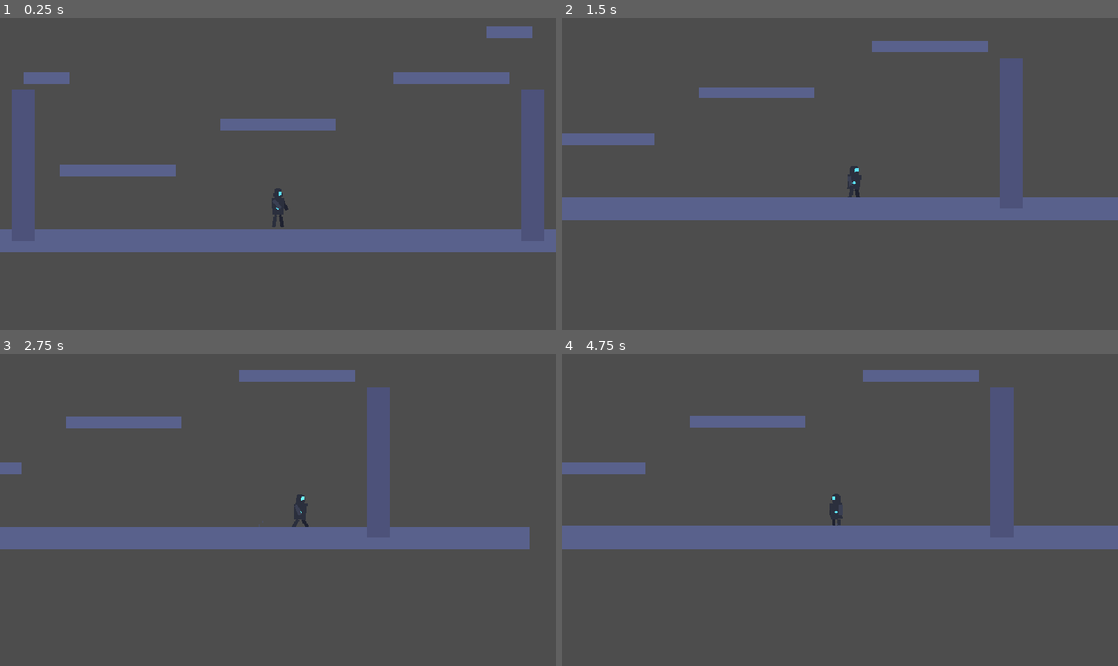
Above: before the commit, frames 1-4 (two rows, left to right).
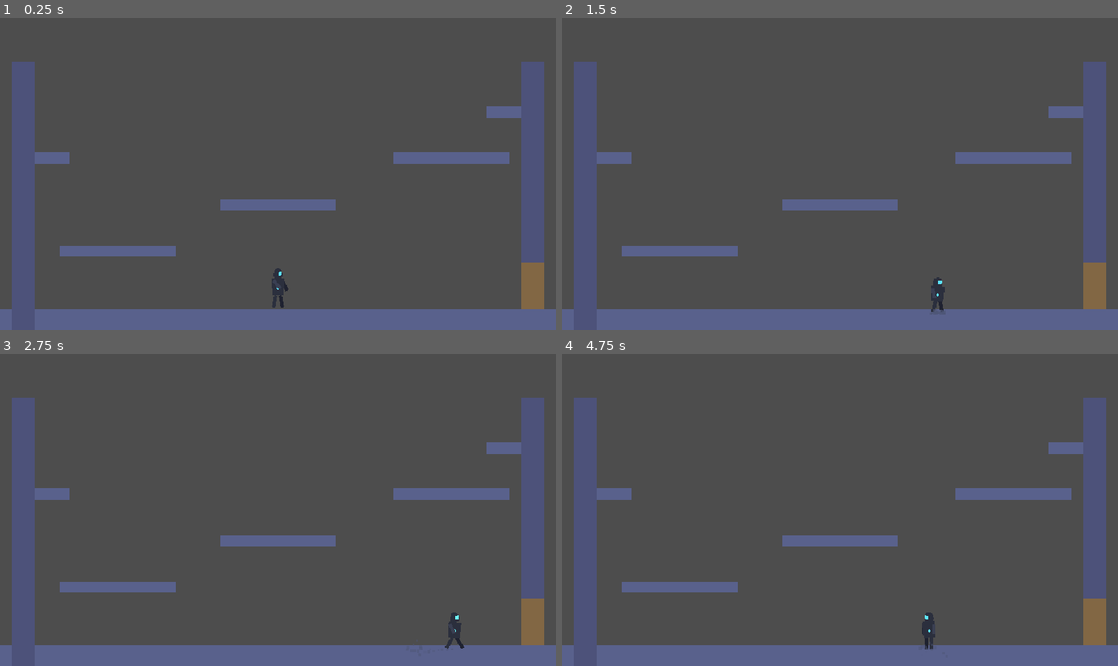
Above: after the commit, the same moments.

Repository: andy-augustine/godot-helloworld
Game: Godot game, scene res://World.tscn
The game is run twice, just before and just after one commit, with the same random seed, the same clock (stepped at 60 frames per second) and the same inputs. Before the commit the project starts from res://main.tscn.
Inputs (mouse positions are in pixels of both pictures, inside the frame that each line leads up to):
- Up to frame 1 (0.25 s): no input
- Up to frame 2 (1.5 s): tap Enter (ui_accept) at 0.5 s; move the mouse to (962, 158) at 0.52 s; hold D (move_right) 0.53-1.25 s; tap Space (jump) at 0.6, 0.77, 1.07 s; click (962, 158) at 0.67 s; drag from (728, 189) to (812, 236) at 1.27 s
- Up to frame 3 (2.75 s): move the mouse to (333, 441) at 2.02 s; hold D (move_right) from 2.03 s (still down); tap Space (jump) at 2.1 s
- Up to frame 4 (4.75 s): release D (move_right) at 2.75 s; drag from (812, 572) to (673, 463) at 2.77 s; move the mouse to (1006, 556) at 3.52 s; hold A (move_left) 3.53-4.25 s; tap Space (jump) at 3.6, 3.77, 4.07 s; drag from (673, 463) to (756, 432) at 4.27 s

The runs differ from the first frame. In frame 1, 21% of the frame differs, in the area x 0-100%, y 2-100%; in frame 2, 24%; in frame 3, 24%; in frame 4, 24%, in the area x 0-100%, y 5-100%.

Commit message:
Add Metroid-style camera, room transitions, and heavy-landing shake
Implements the camera/room system per plans/camera-room-system.md across
five phases: per-room bounds with editor draw, an external GameCamera with
deadzone + horizontal/fall lookahead + shake API, doors with packed-scene
target paths and explicit Spawn markers, hot-swap room transitions with
0.5s ease-in-out tween clamped to the destination's final framing, and
camera shake wired to player landings above 950 vy so regular jumps stay
quiet.

Co-Authored-By: Claude Opus 4.7 <noreply@anthropic.com>

Diff:
--- /dev/null
+++ b/World.gd
@@ -0,0 +1,121 @@
+extends Node2D
+
+const TRANSITION_DURATION: float = 0.5
+const DOOR_GAP: float = 80.0
+
+@onready var _camera: GameCamera = $GameCamera
+@onready var _player: CharacterBody2D = $Player
+
+var _current_room: Node2D
+var _transitioning: bool = false
+
+func _ready() -> void:
+	_current_room = $StartingRoom
+	_connect_room_doors(_current_room)
+	_camera.enter_room(_current_room)
+
+func _connect_room_doors(room: Node2D) -> void:
+	if not is_instance_valid(room):
+		return
+	for child in room.get_children():
+		if child is Door:
+			if not child.player_entered.is_connected(_on_door_entered):
+				child.player_entered.connect(_on_door_entered)
+
+func _disconnect_room_doors(room: Node2D) -> void:
+	if not is_instance_valid(room):
+		return
+	for child in room.get_children():
+		if child is Door:
+			if child.player_entered.is_connected(_on_door_entered):
+				child.player_entered.disconnect(_on_door_entered)
+
+func _on_door_entered(door: Door, player: Node2D) -> void:
+	if _transitioning:
+		return
+	_start_transition(door, player)
+
+func _start_transition(door: Door, player: Node2D) -> void:
+	_transitioning = true
+	player.set_physics_process(false)
+	if player is CharacterBody2D:
+		(player as CharacterBody2D).velocity = Vector2.ZERO
+
+	var packed: PackedScene = door.get_target_room_scene()
+	if packed == null:
+		push_error("Door has no target_room_path")
+		_abort_transition(player)
+		return
+
+	var new_room: Node2D = packed.instantiate()
+	add_child(new_room)
+	move_child(new_room, _player.get_index())
+
+	var target_door: Door = new_room.get_node_or_null(door.target_door_name) as Door
+	if target_door == null:
+		push_error("Target door '%s' not found in %s" % [door.target_door_name, packed.resource_path])
+		new_room.queue_free()
+		_abort_transition(player)
+		return
+
+	var entry_door_world: Vector2 = door.global_position
+	var target_door_local: Vector2 = target_door.position
+	new_room.global_position = entry_door_world + door.direction.normalized() * DOOR_GAP - target_door_local
+
+	var spawn_pos: Vector2 = target_door.get_spawn_position()
+	var camera_target: Vector2 = _compute_clamped_camera_pos(new_room, spawn_pos)
+
+	# Pin camera to its currently displayed position before clearing limits.
+	# Otherwise inverted-limit midpoint clamping is dropped and the view jumps
+	# to the player's raw position the instant limits are cleared.
+	_camera.global_position = _camera.get_screen_center_position() - _camera.offset
+	_camera.follow_player = false
+	_camera.position_smoothing_enabled = false
+	_camera.clear_limits()
+
+	var tween := create_tween()
+	tween.set_parallel(true)
+	tween.set_trans(Tween.TRANS_SINE)
+	tween.set_ease(Tween.EASE_IN_OUT)
+	tween.tween_property(player, "global_position", spawn_pos, TRANSITION_DURATION)
+	tween.tween_property(_camera, "global_position", camera_target, TRANSITION_DURATION)
+
+	await tween.finished
+
+	_disconnect_room_doors(_current_room)
+	_current_room.queue_free()
+	_current_room = new_room
+	_connect_room_doors(_current_room)
+
+	_camera.follow_player = true
+	_camera.position_smoothing_enabled = true
+	_camera.enter_room(_current_room)
+
+	player.set_physics_process(true)
+	_transitioning = false
+
+func _compute_clamped_camera_pos(room: Node2D, target: Vector2) -> Vector2:
+	var view_size: Vector2 = get_viewport().get_visible_rect().size
+	var half: Vector2 = view_size * 0.5
+	var origin: Vector2 = room.global_position
+	var b: Rect2 = room.bounds
+	var ox: float = 0.0
+	var oy: float = _camera.y_offset if b.size.y >= view_size.y else 0.0
+	var lim_left: float = origin.x + b.position.x - ox
+	var lim_top: float = origin.y + b.position.y - oy
+	var lim_right: float = origin.x + b.position.x + b.size.x - ox
+	var lim_bottom: float = origin.y + b.position.y + b.size.y - oy
+	var min_x: float = lim_left + half.x
+	var max_x: float = lim_right - half.x
+	var min_y: float = lim_top + half.y
+	var max_y: float = lim_bottom - half.y
+	var x: float = clampf(target.x, min_x, max_x) if max_x >= min_x else (min_x + max_x) * 0.5
+	var y: float = clampf(target.y, min_y, max_y) if max_y >= min_y else (min_y + max_y) * 0.5
+	return Vector2(x, y)
+
+func _abort_transition(player: Node2D) -> void:
+	_camera.follow_player = true
+	_camera.position_smoothing_enabled = true
+	_camera.enter_room(_current_room)
+	player.set_physics_process(true)
+	_transitioning = false
--- /dev/null
+++ b/World.tscn
@@ -0,0 +1,18 @@
+[gd_scene format=3 uid="uid://bqwd8ct5t5xe4"]
+
+[ext_resource type="Script" uid="uid://c4hidnhtvpdh0" path="res://World.gd" id="1_eu7l1"]
+[ext_resource type="PackedScene" uid="uid://stehfrplmpow" path="res://player/player.tscn" id="1_player"]
+[ext_resource type="PackedScene" path="res://rooms/StartingRoom.tscn" id="2_room"]
+[ext_resource type="PackedScene" path="res://camera/GameCamera.tscn" id="4_p1v5b"]
+[ext_resource type="Script" uid="uid://dwqkf27ks0hk1" path="res://camera/GameCamera.gd" id="5_wygdx"]
+
+[node name="World" type="Node2D" unique_id=1552013303]
+script = ExtResource("1_eu7l1")
+
+[node name="StartingRoom" parent="." unique_id=1325436683 instance=ExtResource("2_room")]
+
+[node name="Player" parent="." unique_id=1313232919 instance=ExtResource("1_player")]
+position = Vector2(576, 500)
+
+[node name="GameCamera" type="Camera2D" parent="." unique_id=1303481831 instance=ExtResource("4_p1v5b")]
+script = ExtResource("5_wygdx")
--- /dev/null
+++ b/camera/GameCamera.gd
@@ -0,0 +1,122 @@
+class_name GameCamera
+extends Camera2D
+
+@export var y_offset: float = -40.0
+@export var smoothing_speed: float = 8.0
+
+# Deadzone — player can move within this rect around the anchor with no camera response.
+@export var deadzone_size: Vector2 = Vector2(40, 50)
+
+# Horizontal lookahead — camera leads in the direction of horizontal motion.
+@export var lookahead_x_amount: float = 30.0
+@export var lookahead_x_speed: float = 4.0
+@export var lookahead_x_velocity_threshold: float = 30.0
+
+# Vertical lookahead during fast falls — pulls camera down so landing is visible.
+@export var fall_lookahead_amount: float = 60.0
+@export var fall_velocity_threshold: float = 350.0
+@export var fall_lookahead_speed: float = 5.0
+
+const _SHAKE_DECAY: float = 14.0
+
+var _player: Node2D
+var _room: Node2D
+var follow_player: bool = true
+
+var _anchor: Vector2 = Vector2.ZERO
+var _lookahead_x: float = 0.0
+var _lookahead_y: float = 0.0
+
+var _shake_offset: Vector2 = Vector2.ZERO
+var _shake_intensity: float = 0.0
+
+func _ready() -> void:
+	position_smoothing_enabled = true
+	position_smoothing_speed = smoothing_speed
+	offset = Vector2(0, y_offset)
+	add_to_group("camera")
+	make_current()
+	_player = get_tree().get_first_node_in_group("player")
+	if _player:
+		_anchor = _player.global_position
+
+func _physics_process(delta: float) -> void:
+	_update_shake(delta)
+	if not follow_player or _player == null:
+		offset = Vector2(_shake_offset.x, y_offset + _shake_offset.y)
+		return
+	_update_anchor()
+	_update_lookahead(delta)
+	global_position = _anchor + Vector2(_lookahead_x, _lookahead_y)
+	offset = Vector2(_shake_offset.x, y_offset + _shake_offset.y)
+
+func _update_anchor() -> void:
+	var p: Vector2 = _player.global_position
+	var hd: Vector2 = deadzone_size * 0.5
+	var dx: float = p.x - _anchor.x
+	var dy: float = p.y - _anchor.y
+	if dx > hd.x:
+		_anchor.x = p.x - hd.x
+	elif dx < -hd.x:
+		_anchor.x = p.x + hd.x
+	if dy > hd.y:
+		_anchor.y = p.y - hd.y
+	elif dy < -hd.y:
+		_anchor.y = p.y + hd.y
+
+func _update_lookahead(delta: float) -> void:
+	var pvx: float = _get_player_vx()
+	var target_x: float = 0.0
+	if absf(pvx) > lookahead_x_velocity_threshold:
+		target_x = signf(pvx) * lookahead_x_amount
+	_lookahead_x = move_toward(_lookahead_x, target_x, lookahead_x_speed * 60.0 * delta)
+	var pvy: float = _get_player_vy()
+	var target_y: float = fall_lookahead_amount if pvy > fall_velocity_threshold else 0.0
+	_lookahead_y = move_toward(_lookahead_y, target_y, fall_lookahead_speed * 60.0 * delta)
+
+func _update_shake(delta: float) -> void:
+	if _shake_intensity > 0.0:
+		_shake_offset = Vector2(randf_range(-1.0, 1.0), randf_range(-1.0, 1.0)) * _shake_intensity
+		_shake_intensity = max(_shake_intensity - _SHAKE_DECAY * delta, 0.0)
+	else:
+		_shake_offset = Vector2.ZERO
+
+func add_shake(intensity: float) -> void:
+	_shake_intensity = max(_shake_intensity, intensity)
+
+func _get_player_vx() -> float:
+	if _player is CharacterBody2D:
+		return (_player as CharacterBody2D).velocity.x
+	return 0.0
+
+func _get_player_vy() -> float:
+	if _player is CharacterBody2D:
+		return (_player as CharacterBody2D).velocity.y
+	return 0.0
+
+func enter_room(room: Node2D) -> void:
+	_room = room
+	if room == null:
+		clear_limits()
+		return
+	var b: Rect2 = room.bounds
+	var origin: Vector2 = room.global_position
+	var view_size: Vector2 = get_viewport().get_visible_rect().size
+	# Compensate for the static y_offset (not the dynamic offset that includes
+	# shake), and only along axes where the room is at least viewport-sized.
+	var oy: float = y_offset if b.size.y >= view_size.y else 0.0
+	limit_left = int(origin.x + b.position.x)
+	limit_top = int(origin.y + b.position.y - oy)
+	limit_right = int(origin.x + b.position.x + b.size.x)
+	limit_bottom = int(origin.y + b.position.y + b.size.y - oy)
+	if _player:
+		_anchor = _player.global_position
+	_lookahead_x = 0.0
+	_lookahead_y = 0.0
+	reset_smoothing()
+
+func clear_limits() -> void:
+	limit_left = -10000000
+	limit_top = -10000000
+	limit_right = 10000000
+	limit_bottom = 10000000
--- /dev/null
+++ b/camera/GameCamera.tscn
@@ -0,0 +1,6 @@
+[gd_scene load_steps=2 format=3]
+
+[ext_resource type="Script" path="res://camera/GameCamera.gd" id="1_camera"]
+
+[node name="GameCamera" type="Camera2D"]
+script = ExtResource("1_camera")
--- /dev/null
+++ b/doors/Door.gd
@@ -0,0 +1,41 @@
+@tool
+class_name Door
+extends Area2D
+
+@export_file("*.tscn") var target_room_path: String = ""
+@export var target_door_name: String = ""
+@export var direction: Vector2 = Vector2(1, 0):
+	set(value):
+		direction = value
+		queue_redraw()
+@export var spawn_inset: float = 60.0
+
+signal player_entered(door: Door, player: Node2D)
+
+func _ready() -> void:
+	if Engine.is_editor_hint():
+		queue_redraw()
+		return
+	body_entered.connect(_on_body_entered)
+
+func _on_body_entered(body: Node2D) -> void:
+	if body.is_in_group("player"):
+		player_entered.emit(self, body)
+
+func get_target_room_scene() -> PackedScene:
+	if target_room_path == "":
+		return null
+	return load(target_room_path) as PackedScene
+
+func get_spawn_position() -> Vector2:
+	var marker: Marker2D = get_node_or_null("Spawn") as Marker2D
+	if marker:
+		return marker.global_position
+	var dir_norm: Vector2 = direction.normalized() if direction.length() > 0.0 else Vector2.RIGHT
+	return global_position - dir_norm * spawn_inset
+
+func _draw() -> void:
+	if not Engine.is_editor_hint():
+		return
+	var dir_norm: Vector2 = direction.normalized() if direction.length() > 0.0 else Vector2.RIGHT
+	draw_line(Vector2.ZERO, dir_norm * 40.0, Color(1, 0.8, 0.3, 0.8), 3.0)
--- /dev/null
+++ b/doors/Door.tscn
@@ -0,0 +1,21 @@
+[gd_scene load_steps=3 format=3]
+
+[ext_resource type="Script" path="res://doors/Door.gd" id="1_door"]
+
+[sub_resource type="RectangleShape2D" id="RectangleShape2D_door"]
+size = Vector2(40, 80)
+
+[node name="Door" type="Area2D"]
+script = ExtResource("1_door")
+
+[node name="CollisionShape2D" type="CollisionShape2D" parent="."]
+shape = SubResource("RectangleShape2D_door")
+
+[node name="Spawn" type="Marker2D" parent="."]
+
+[node name="Visual" type="ColorRect" parent="."]
+offset_left = -20.0
+offset_top = -40.0
+offset_right = 20.0
+offset_bottom = 40.0
+color = Color(0.9, 0.6, 0.2, 0.35)
--- a/player/player.gd
+++ b/player/player.gd
@@ -44,6 +44,8 @@
 
 const FACING_LERP: float = 0.3  # per-frame smoothing factor for facing flip
 const LAND_DUST_MIN_VEL: float = 200.0  # fall velocity below which landing is silent
+const HEAVY_LANDING_MIN_VEL: float = 950.0   # below this, no camera shake (regular jumps stay quiet)
+const HEAVY_LANDING_MAX_VEL: float = 1700.0  # shake intensity saturates here
 
 
 func _physics_process(delta: float) -> void:
@@ -210,6 +212,7 @@
 		if _pre_move_vel_y > LAND_DUST_MIN_VEL:
 			_play("land")
 			_emit_land_dust(_pre_move_vel_y)
+			_shake_camera_on_land(_pre_move_vel_y)
 			_was_grounded = grounded
 			_update_particles(grounded, wall_sliding)
 			return
@@ -265,6 +268,17 @@
 	_land_dust.restart()
 
 
+func _shake_camera_on_land(fall_speed: float) -> void:
+	if fall_speed < HEAVY_LANDING_MIN_VEL:
+		return
+	var cam: Node = get_tree().get_first_node_in_group("camera")
+	if cam == null or not cam.has_method("add_shake"):
+		return
+	var span: float = HEAVY_LANDING_MAX_VEL - HEAVY_LANDING_MIN_VEL
+	var t: float = clampf((fall_speed - HEAVY_LANDING_MIN_VEL) / span, 0.0, 1.0)
+	cam.add_shake(lerpf(3.0, 9.0, t))
+
+
 func _play(anim_name: String) -> void:
 	if _current_anim == anim_name and _anim.is_playing():
 		return
--- a/player/player.tscn
+++ b/player/player.tscn
@@ -1,7 +1,6 @@
 [gd_scene format=3 uid="uid://stehfrplmpow"]
 
 [ext_resource type="Script" uid="uid://ba0o36pn3w8s0" path="res://player/player.gd" id="1_oul6g"]
-[ext_resource type="PackedScene" uid="uid://crjxjkfkuelnx" path="res://player/camera.tscn" id="2_g1dw6"]
 
 [sub_resource type="CapsuleShape2D" id="CapsuleShape2D_player"]
 radius = 16.0
@@ -582,13 +581,11 @@
 &"wall_slide": SubResource("Animation_rgyib")
 }
 
-[node name="Player" type="CharacterBody2D" unique_id=1833225481]
+[node name="Player" type="CharacterBody2D" unique_id=1833225481 groups=["player"]]
 script = ExtResource("1_oul6g")
 
 [node name="CollisionShape2D" type="CollisionShape2D" parent="." unique_id=266609472]
 shape = SubResource("CapsuleShape2D_player")
-
-[node name="Camera2D" parent="." unique_id=1879841570 instance=ExtResource("2_g1dw6")]
 
 [node name="Rig" type="Node2D" parent="." unique_id=240806815]
 
--- a/project.godot
+++ b/project.godot
@@ -11,7 +11,7 @@
 [application]
 
 config/name="godot-helloworld"
-run/main_scene="res://main.tscn"
+run/main_scene="res://World.tscn"
 config/features=PackedStringArray("4.6", "GL Compatibility")
 config/icon="res://icon.svg"
 
@@ -25,8 +25,8 @@
 
 window/size/viewport_width=960
 window/size/viewport_height=540
+window/size/mode=2.0
 window/stretch/mode="canvas_items"
-window/stretch/aspect="keep"
 window/dpi/allow_hidpi=false
 
 [editor_plugins]
--- /dev/null
+++ b/rooms/Room.gd
@@ -0,0 +1,23 @@
+@tool
+class_name Room
+extends Node2D
+
+@export var bounds: Rect2 = Rect2(0, 0, 960, 540):
+	set(value):
+		bounds = value
+		queue_redraw()
+
+@export var spawn_points: Dictionary = {}
+
+const _BOUNDS_COLOR := Color(0.4, 0.9, 1.0, 0.55)
+const _BOUNDS_WIDTH := 2.0
+
+func _draw() -> void:
+	if not Engine.is_editor_hint():
+		return
+	draw_rect(bounds, _BOUNDS_COLOR, false, _BOUNDS_WIDTH)
+
+func get_spawn(spawn_name: String) -> Vector2:
+	if spawn_points.has(spawn_name):
+		return spawn_points[spawn_name]
+	return Vector2.ZERO
--- /dev/null
+++ b/rooms/Room.tscn
@@ -0,0 +1,6 @@
+[gd_scene load_steps=2 format=3]
+
+[ext_resource type="Script" path="res://rooms/Room.gd" id="1_room"]
+
+[node name="Room" type="Node2D"]
+script = ExtResource("1_room")
--- /dev/null
+++ b/rooms/SecondRoom.tscn
@@ -0,0 +1,125 @@
+[gd_scene load_steps=10 format=3]
+
+[ext_resource type="Script" path="res://rooms/Room.gd" id="1_room"]
+[ext_resource type="PackedScene" path="res://doors/Door.tscn" id="2_door"]
+
+[sub_resource type="RectangleShape2D" id="RectangleShape2D_ground"]
+size = Vector2(1600, 40)
+
+[sub_resource type="RectangleShape2D" id="RectangleShape2D_plat_a"]
+size = Vector2(200, 20)
+
+[sub_resource type="RectangleShape2D" id="RectangleShape2D_plat_b"]
+size = Vector2(200, 20)
+
+[sub_resource type="RectangleShape2D" id="RectangleShape2D_plat_c"]
+size = Vector2(200, 20)
+
+[sub_resource type="RectangleShape2D" id="RectangleShape2D_wallL"]
+size = Vector2(40, 600)
+
+[sub_resource type="RectangleShape2D" id="RectangleShape2D_wallR"]
+size = Vector2(40, 720)
+
+[sub_resource type="RectangleShape2D" id="RectangleShape2D_ceiling"]
+size = Vector2(1600, 40)
+
+[node name="SecondRoom" type="Node2D"]
+script = ExtResource("1_room")
+bounds = Rect2(0, 0, 1600, 720)
+spawn_points = {
+"default": Vector2(120, 640)
+}
+
+[node name="Ground" type="StaticBody2D" parent="."]
+position = Vector2(800, 700)
+
+[node name="CollisionShape2D" type="CollisionShape2D" parent="Ground"]
+shape = SubResource("RectangleShape2D_ground")
+
+[node name="Visual" type="ColorRect" parent="Ground"]
+offset_left = -800.0
+offset_top = -20.0
+offset_right = 800.0
+offset_bottom = 20.0
+color = Color(0.38, 0.42, 0.6, 1)
+
+[node name="PlatformA" type="StaticBody2D" parent="."]
+position = Vector2(400, 560)
+
+[node name="CollisionShape2D" type="CollisionShape2D" parent="PlatformA"]
+shape = SubResource("RectangleShape2D_plat_a")
+
+[node name="Visual" type="ColorRect" parent="PlatformA"]
+offset_left = -100.0
+offset_top = -10.0
+offset_right = 100.0
+offset_bottom = 10.0
+color = Color(0.38, 0.42, 0.6, 1)
+
+[node name="PlatformB" type="StaticBody2D" parent="."]
+position = Vector2(800, 400)
+
+[node name="CollisionShape2D" type="CollisionShape2D" parent="PlatformB"]
+shape = SubResource("RectangleShape2D_plat_b")
+
+[node name="Visual" type="ColorRect" parent="PlatformB"]
+offset_left = -100.0
+offset_top = -10.0
+offset_right = 100.0
+offset_bottom = 10.0
+color = Color(0.38, 0.42, 0.6, 1)
+
+[node name="PlatformC" type="StaticBody2D" parent="."]
+position = Vector2(1200, 240)
+
+[node name="CollisionShape2D" type="CollisionShape2D" parent="PlatformC"]
+shape = SubResource("RectangleShape2D_plat_c")
+
+[node name="Visual" type="ColorRect" parent="PlatformC"]
+offset_left = -100.0
+offset_top = -10.0
+offset_right = 100.0
+offset_bottom = 10.0
+color = Color(0.38, 0.42, 0.6, 1)
+
+[node name="WallLeft" type="StaticBody2D" parent="."]
+position = Vector2(20, 300)
+
+[node name="CollisionShape2D" type="CollisionShape2D" parent="WallLeft"]
+shape = SubResource("RectangleShape2D_wallL")
+
+[node name="Visual" type="ColorRect" parent="WallLeft"]
+offset_left = -20.0
+offset_top = -300.0
+offset_right = 20.0
+offset_bottom = 300.0
+color = Color(0.32, 0.35, 0.52, 1)
+
+[node name="WallRight" type="StaticBody2D" parent="."]
+position = Vector2(1580, 360)
+
+[node name="CollisionShape2D" type="CollisionShape2D" parent="WallRight"]
+shape = SubResource("RectangleShape2D_wallR")
+
+[node name="Visual" type="ColorRect" parent="WallRight"]
+offset_left = -20.0
+offset_top = -360.0
+offset_right = 20.0
+offset_bottom = 360.0
+color = Color(0.32, 0.35, 0.52, 1)
+
+[node name="Ceiling" type="StaticBody2D" parent="."]
+position = Vector2(800, -20)
+
+[node name="CollisionShape2D" type="CollisionShape2D" parent="Ceiling"]
+shape = SubResource("RectangleShape2D_ceiling")
+
+[node name="DoorL" parent="." instance=ExtResource("2_door")]
+position = Vector2(20, 640)
+target_room_path = "res://rooms/StartingRoom.tscn"
+target_door_name = "DoorR"
+direction = Vector2(-1, 0)
+
+[node name="Spawn" parent="DoorL" index="1"]
+position = Vector2(60, 16)
--- /dev/null
+++ b/rooms/StartingRoom.tscn
@@ -0,0 +1,157 @@
+[gd_scene load_steps=12 format=3]
+
+[ext_resource type="Script" path="res://rooms/Room.gd" id="1_room"]
+[ext_resource type="PackedScene" path="res://doors/Door.tscn" id="2_door"]
+
+[sub_resource type="RectangleShape2D" id="RectangleShape2D_ground"]
+size = Vector2(1400, 40)
+
+[sub_resource type="RectangleShape2D" id="RectangleShape2D_plat1"]
+size = Vector2(200, 20)
+
+[sub_resource type="RectangleShape2D" id="RectangleShape2D_plat2"]
+size = Vector2(200, 20)
+
+[sub_resource type="RectangleShape2D" id="RectangleShape2D_plat3"]
+size = Vector2(200, 20)
+
+[sub_resource type="RectangleShape2D" id="RectangleShape2D_small1"]
+size = Vector2(80, 20)
+
+[sub_resource type="RectangleShape2D" id="RectangleShape2D_small2"]
+size = Vector2(80, 20)
+
+[sub_resource type="RectangleShape2D" id="RectangleShape2D_wallL"]
+size = Vector2(40, 468)
+
+[sub_resource type="RectangleShape2D" id="RectangleShape2D_wallR"]
+size = Vector2(40, 348)
+
+[sub_resource type="RectangleShape2D" id="RectangleShape2D_ceiling"]
+size = Vector2(920, 40)
+
+[node name="StartingRoom" type="Node2D"]
+script = ExtResource("1_room")
+bounds = Rect2(116, 200, 920, 468)
+spawn_points = {
+"default": Vector2(576, 500)
+}
+
+[node name="Ground" type="StaticBody2D" parent="."]
+position = Vector2(576, 648)
+
+[node name="CollisionShape2D" type="CollisionShape2D" parent="Ground"]
+shape = SubResource("RectangleShape2D_ground")
+
+[node name="Visual" type="ColorRect" parent="Ground"]
+offset_left = -700.0
+offset_top = -20.0
+offset_right = 700.0
+offset_bottom = 20.0
+color = Color(0.35, 0.38, 0.55, 1)
+
+[node name="Platform1" type="StaticBody2D" parent="."]
+position = Vector2(300, 528)
+
+[node name="CollisionShape2D" type="CollisionShape2D" parent="Platform1"]
+shape = SubResource("RectangleShape2D_plat1")
+
+[node name="Visual" type="ColorRect" parent="Platform1"]
+offset_left = -100.0
+offset_top = -10.0
+offset_right = 100.0
+offset_bottom = 10.0
+color = Color(0.35, 0.38, 0.55, 1)
+
+[node name="Platform2" type="StaticBody2D" parent="."]
+position = Vector2(576, 448)
+
+[node name="CollisionShape2D" type="CollisionShape2D" parent="Platform2"]
+shape = SubResource("RectangleShape2D_plat2")
+
+[node name="Visual" type="ColorRect" parent="Platform2"]
+offset_left = -100.0
+offset_top = -10.0
+offset_right = 100.0
+offset_bottom = 10.0
+color = Color(0.35, 0.38, 0.55, 1)
+
+[node name="Platform3" type="StaticBody2D" parent="."]
+position = Vector2(876, 368)
+
+[node name="CollisionShape2D" type="CollisionShape2D" parent="Platform3"]
+shape = SubResource("RectangleShape2D_plat3")
+
+[node name="Visual" type="ColorRect" parent="Platform3"]
+offset_left = -100.0
+offset_top = -10.0
+offset_right = 100.0
+offset_bottom = 10.0
+color = Color(0.35, 0.38, 0.55, 1)
+
+[node name="SmallPlatform1" type="StaticBody2D" parent="."]
+position = Vector2(176, 368)
+
+[node name="CollisionShape2D" type="CollisionShape2D" parent="SmallPlatform1"]
+shape = SubResource("RectangleShape2D_small1")
+
+[node name="Visual" type="ColorRect" parent="SmallPlatform1"]
+offset_left = -40.0
+offset_top = -10.0
+offset_right = 40.0
+offset_bottom = 10.0
+color = Color(0.35, 0.38, 0.55, 1)
+
+[node name="SmallPlatform2" type="StaticBody2D" parent="."]
+position = Vector2(976, 288)
+
+[node name="CollisionShape2D" type="CollisionShape2D" parent="SmallPlatform2"]
+shape = SubResource("RectangleShape2D_small2")
+
+[node name="Visual" type="ColorRect" parent="SmallPlatform2"]
+offset_left = -40.0
+offset_top = -10.0
+offset_right = 40.0
+offset_bottom = 10.0
+color = Color(0.35, 0.38, 0.55, 1)
+
+[node name="WallLeft" type="StaticBody2D" parent="."]
+position = Vector2(136, 434)
+
+[node name="CollisionShape2D" type="CollisionShape2D" parent="WallLeft"]
+shape = SubResource("RectangleShape2D_wallL")
+
+[node name="Visual" type="ColorRect" parent="WallLeft"]
+offset_left = -20.0
+offset_top = -234.0
+offset_right = 20.0
+offset_bottom = 234.0
+color = Color(0.3, 0.32, 0.48, 1)
+
+[node name="WallRight" type="StaticBody2D" parent="."]
+position = Vector2(1016, 374)
+
+[node name="CollisionShape2D" type="CollisionShape2D" parent="WallRight"]
+shape = SubResource("RectangleShape2D_wallR")
+
+[node name="Visual" type="ColorRect" parent="WallRight"]
+offset_left = -20.0
+offset_top = -174.0
+offset_right = 20.0
+offset_bottom = 174.0
+color = Color(0.3, 0.32, 0.48, 1)
+
+[node name="Ceiling" type="StaticBody2D" parent="."]
+position = Vector2(576, 180)
+
+[node name="CollisionShape2D" type="CollisionShape2D" parent="Ceiling"]
+shape = SubResource("RectangleShape2D_ceiling")
+
+[node name="DoorR" parent="." instance=ExtResource("2_door")]
+position = Vector2(1016, 588)
+target_room_path = "res://rooms/SecondRoom.tscn"
+target_door_name = "DoorL"
+direction = Vector2(1, 0)
+
+[node name="Spawn" parent="DoorR" index="1"]
+position = Vector2(-60, 16)
Not shown, changed: CLAUDE.md
Not shown, changed: TESTING.md
